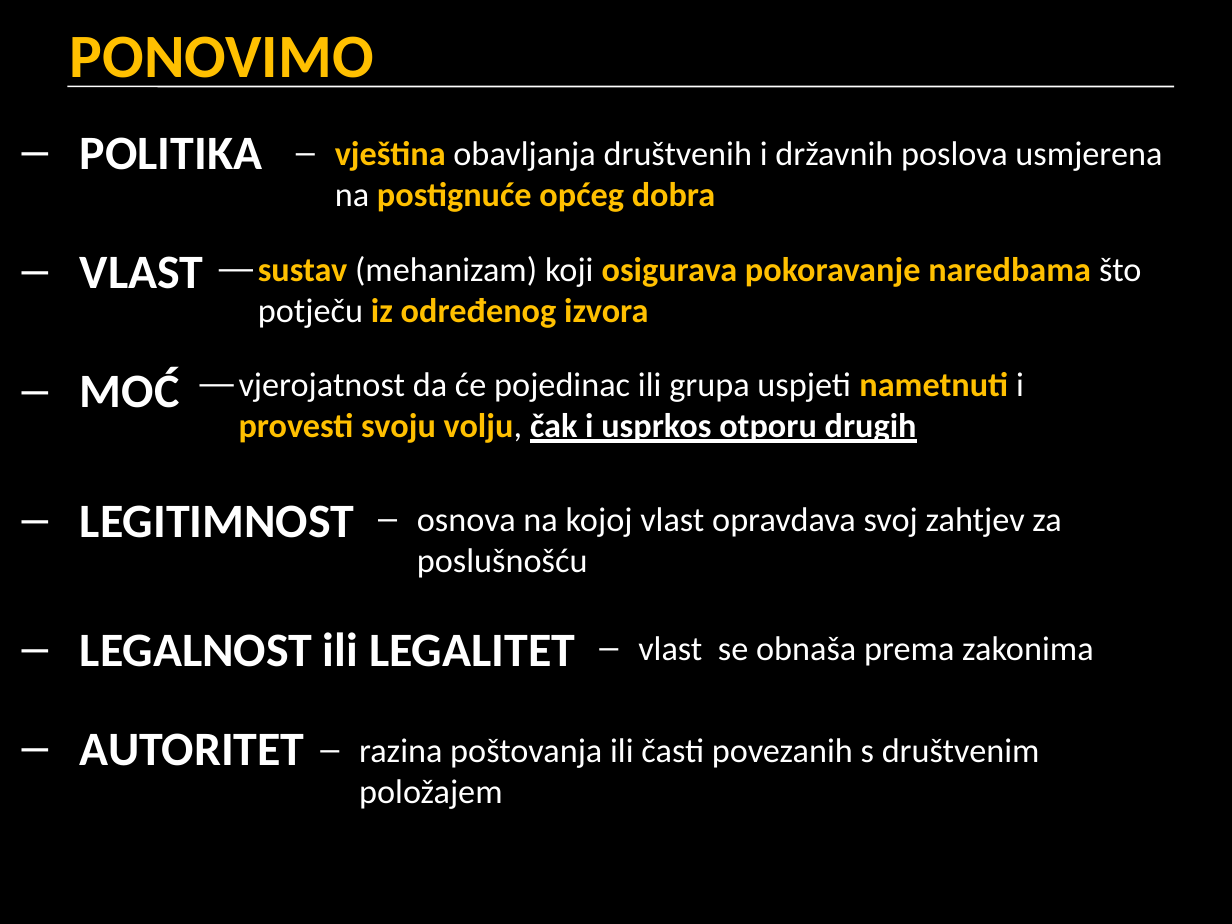
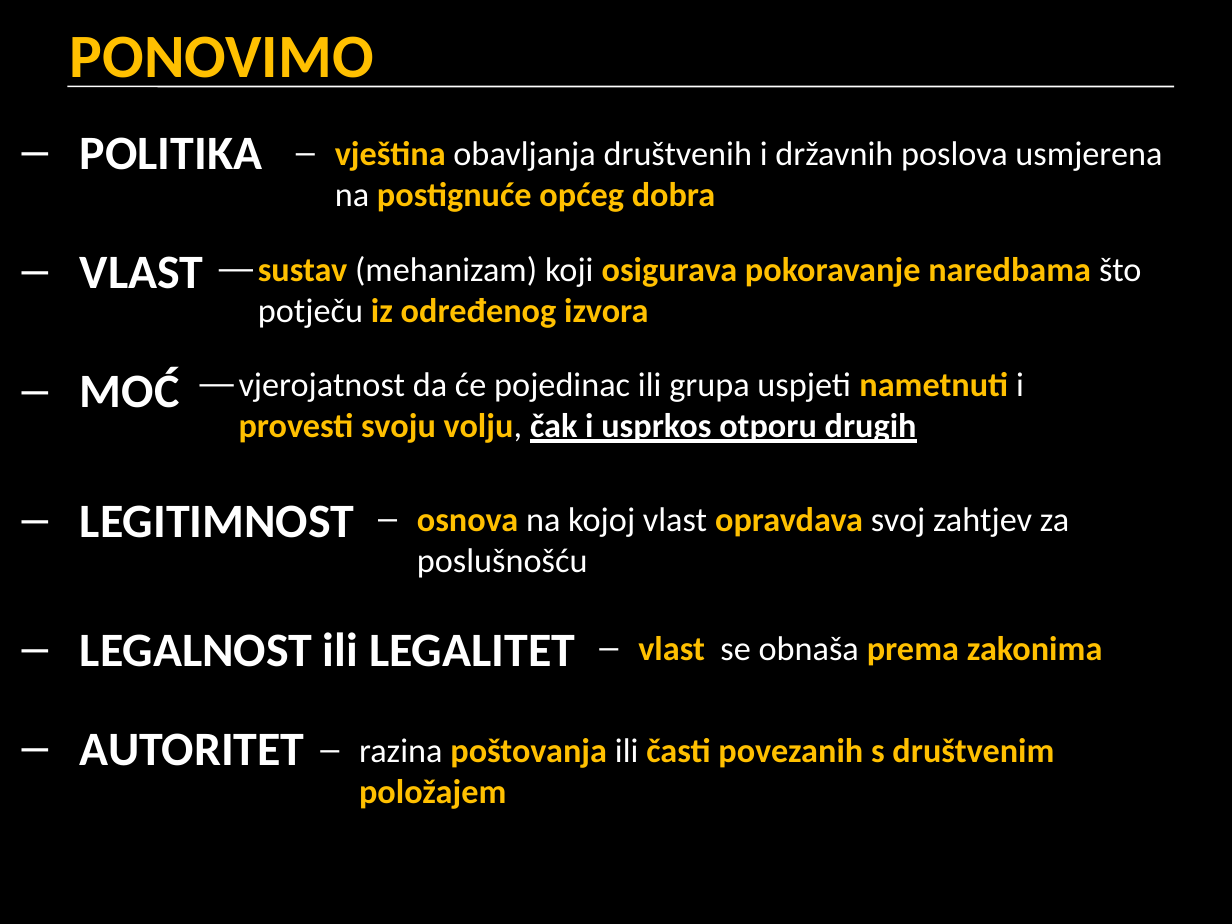
Before and after one commit to cornx/print, a slide deck: slide 20 of data/prezentacije/politika/001_pojam_politike.pptx (slide 23 before the commit). Drawn at 1232x924 pixels with LibreOffice and Linux fonts; fonts in the diff are those of the drawing. Boxes give left, top, right and bottom in pixels: in the first picture for what was removed or moved away, otherwise in the second. Text is boxed around its words. In the diff, an @@ line names an element or a change of style, - is before the commit and + after.

```diff
--- a/data/prezentacije/politika/001_pojam_politike.pptx
+++ b/data/prezentacije/politika/001_pojam_politike.pptx
@@ text "osnova na kojoj vlast opravdava ..." at (417,507,1069,578): text colour #FFFFFF to #FFC000, bold on in "osnova opravdava" @@
@@ text "vlast se obnaša prema zakonima" at (638,636,1103,666): text colour #FFFFFF to #FFC000, bold on in "vlast prema zakonima" @@
@@ text "razina poštovanja ili časti povezanih ..." at (359,738,1054,809): text colour #FFFFFF to #FFC000, bold on in "poštovanja časti povezanih s društvenim položajem" @@
```
Also in this commit, not shown: 18 other slides changed, 5 slides added, 5 slides removed, 1 other file.
